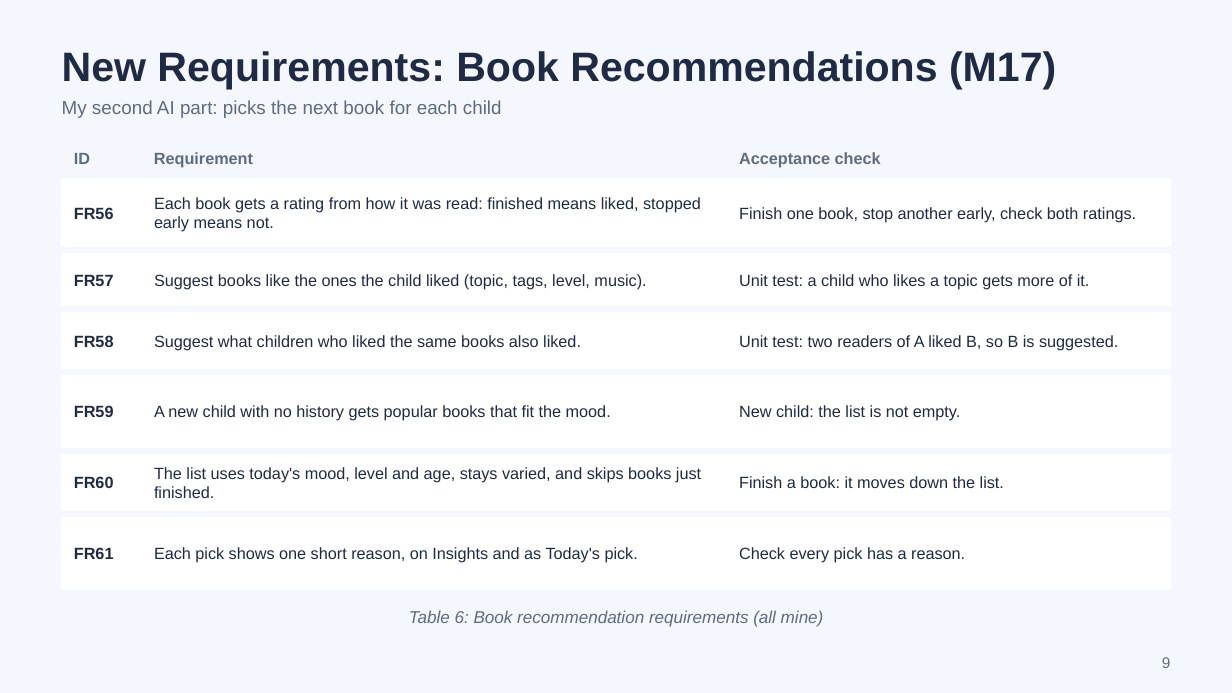
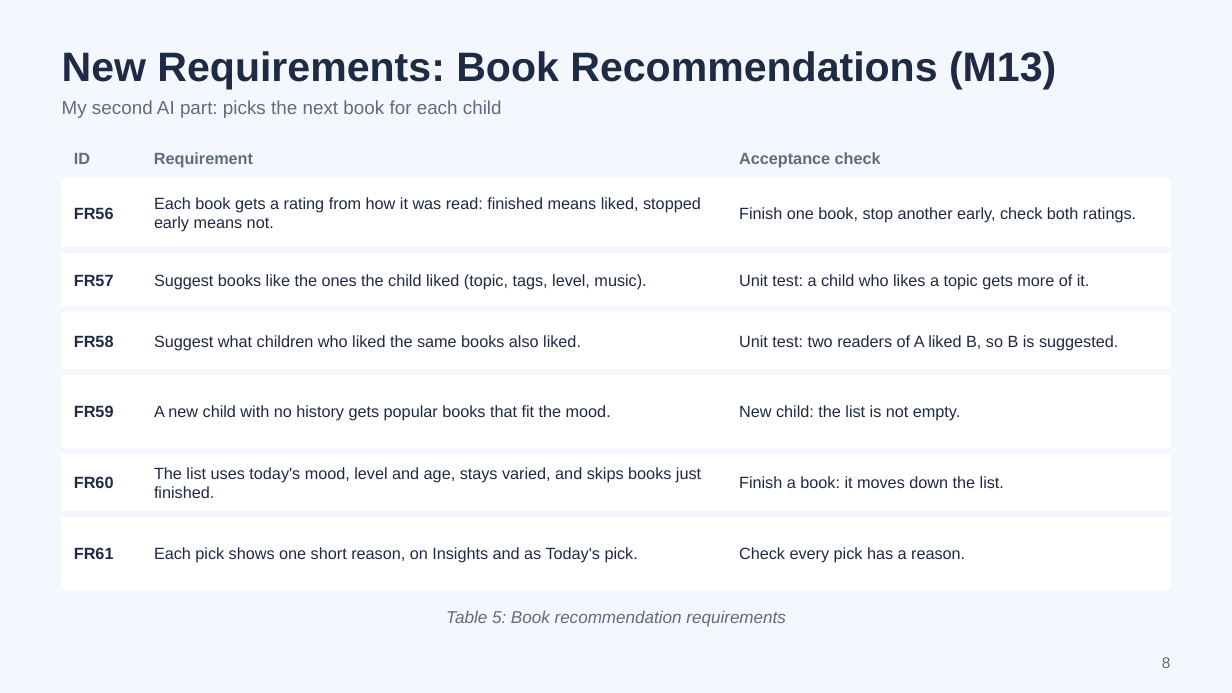
Before and after one commit to scz912/autism_audiobook, a slide deck: slide 8 of deliverables/Visual_Playlist_AP2_Progress.pptx (slide 9 before the commit). Drawn at 1232x693 pixels with LibreOffice and Linux fonts; fonts in the diff are those of the drawing. Boxes give left, top, right and bottom in pixels: in the first picture for what was removed or moved away, otherwise in the second. Text is boxed around its words. In the diff, an @@ line names an element or a change of style, - is before the commit and + after.

```diff
--- a/deliverables/Visual_Playlist_AP2_Progress.pptx
+++ b/deliverables/Visual_Playlist_AP2_Progress.pptx
@@ title at [62, 51, 1056, 90]: text changed @@
-New Requirements: Book Recommendations (M17)
+New Requirements: Book Recommendations (M13)
@@ text at [446, 610, 786, 627]: text changed @@
-Table 6: Book recommendation requirements (all mine)
+Table 5: Book recommendation requirements
```
Also in this commit, not shown: 8 other slides changed, 1 slide removed, 1 other file.
